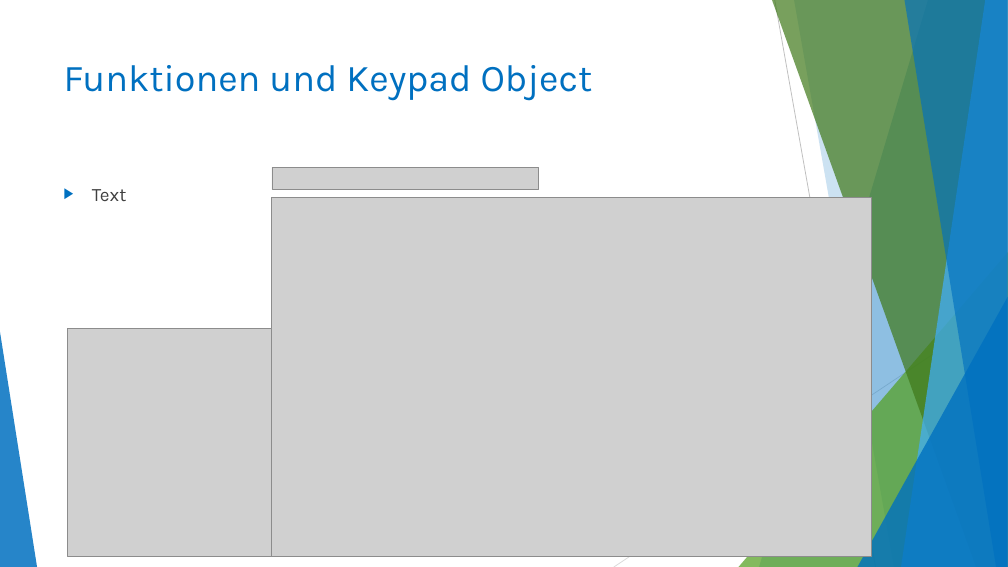
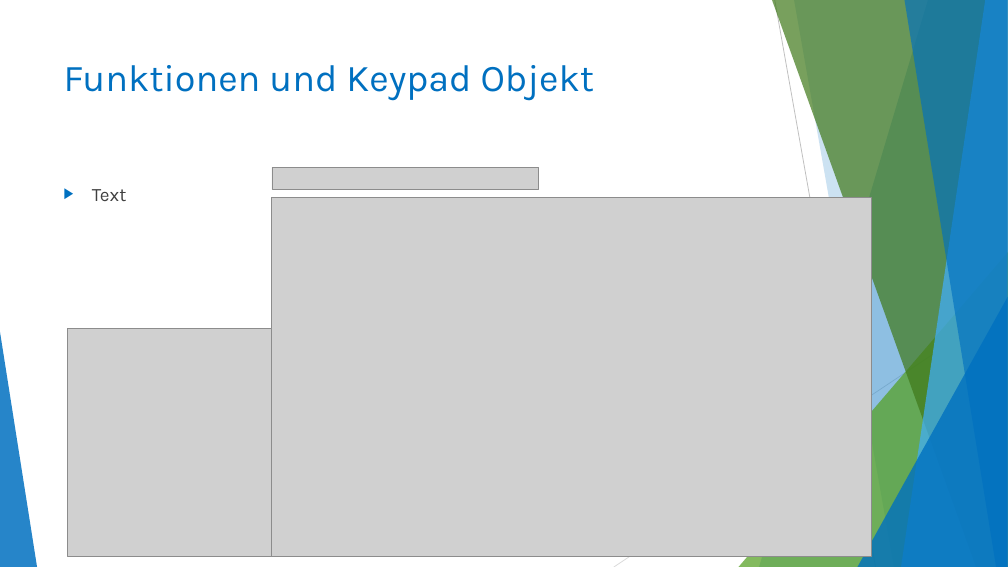
Before and after one commit to dariorthan/ESP32_NetworkFaultTester, a slide deck: slide 9 of CodeDoku/NetworkFaultTester_CodeOverview.pptx (slide 6 before the commit). Drawn at 1008x567 pixels with LibreOffice and Linux fonts; fonts in the diff are those of the drawing; grey boxes stand for pictures. Boxes give left, top, right and bottom in pixels: in the first picture for what was removed or moved away, otherwise in the second. Text is boxed around its words. In the diff, an @@ line names an element or a change of style, - is before the commit and + after.

```diff
--- a/CodeDoku/NetworkFaultTester_CodeOverview.pptx
+++ b/CodeDoku/NetworkFaultTester_CodeOverview.pptx
@@ title at [64,65,594,101]: text changed @@
-Funktionen und Keypad Object
+Funktionen und Keypad Objekt
```
Also in this commit, not shown: 7 other slides changed, 3 slides added, 1 slide removed.
